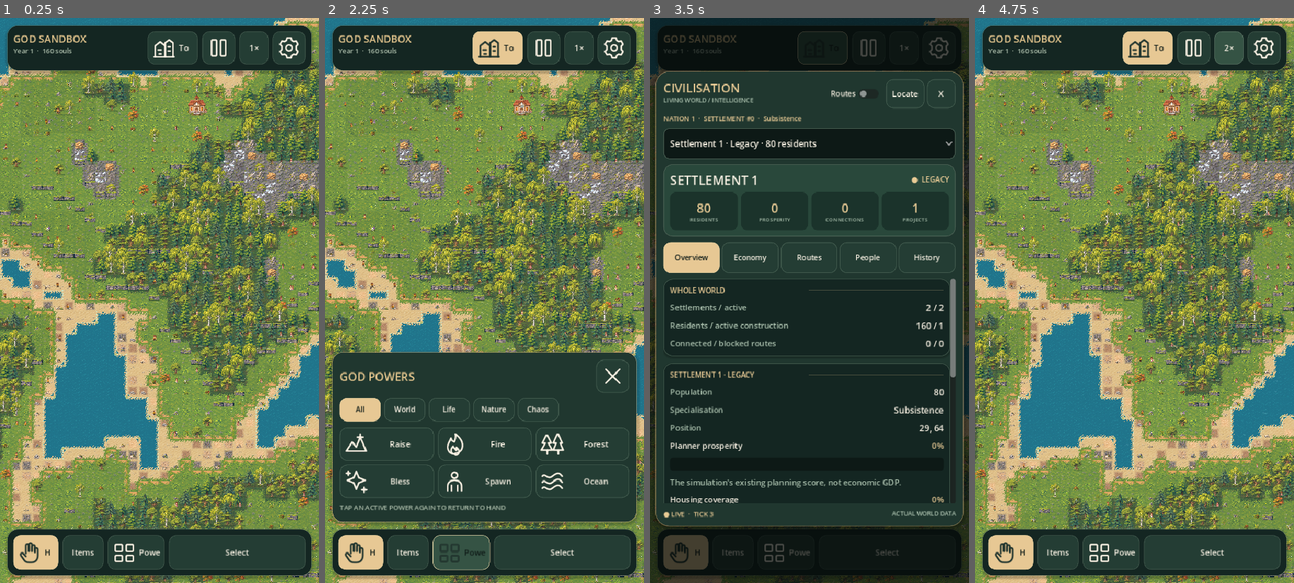
Above: before the commit, frames 1-4 (left to right).
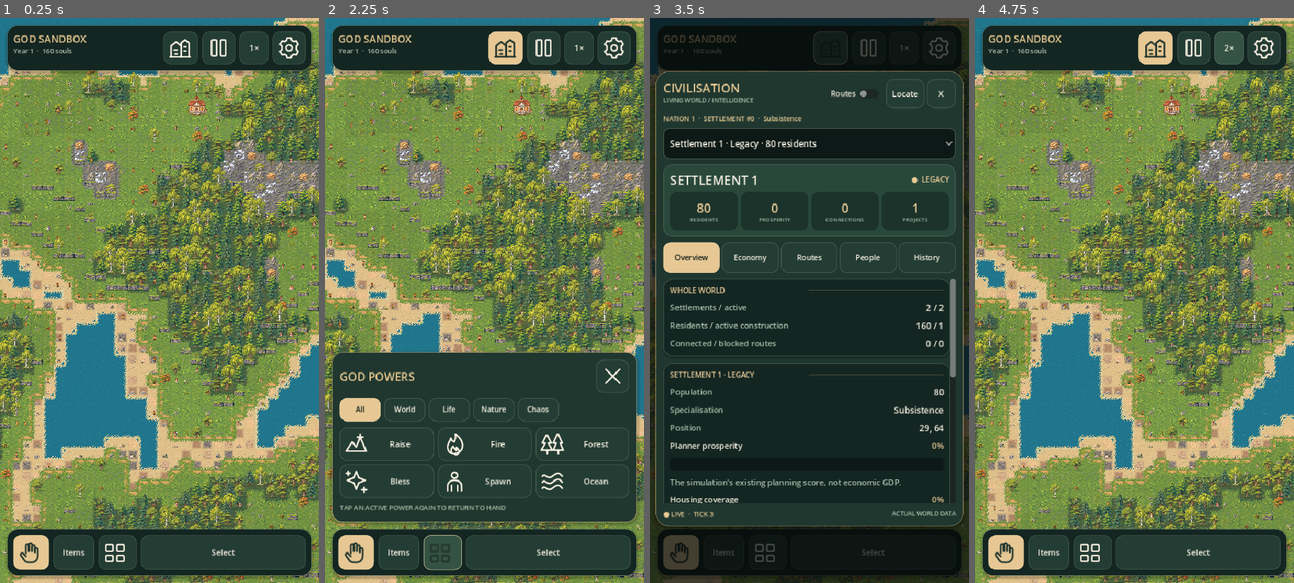
Above: after the commit, the same moments.

Repository: sebbbbrrrr/God-sandbox
Game: Godot game, scene res://scenes/world.tscn
Same seed, same stepped clock (60 frames per second), same inputs: the game is played once before the commit and once after it.
Inputs (mouse positions are in pixels of both pictures, inside the frame that each line leads up to):
- Up to frame 1 (0.25 s): no input
- Up to frame 2 (2.25 s): click (497, 46) at 0.5 s, where only the run before the commit has a clickable "Towns"; click (360, 554) at 1.25 s, where only the run before the commit has a clickable "Hand"; click (462, 554) at 2 s, where only the run before the commit has a clickable "Powers"
- Up to frame 3 (3.5 s): click (831, 46) at 2.77 s
- Up to frame 4 (4.75 s): click (1195, 46) at 3.52 s; click "1×" at 4.25 s

The runs differ from the first frame. In frame 1, 0.9% of the frame differs, in the area x 13-79%, y 2-98%; in frame 2, 1.2%; in frame 3, 0.5%; in frame 4, 1.1%.

Commit message:
refine(ui): remove cropped icon labels and give settings a properly sized scrollable panel

Diff:
--- a/scripts/sandbox_ui.gd
+++ b/scripts/sandbox_ui.gd
@@ -168,6 +168,7 @@
 
 func _settings_section(column: VBoxContainer, title: String, description: String) -> void:
     var panel := PanelContainer.new()
+    panel.custom_minimum_size.y = 64
     panel.add_theme_stylebox_override("panel", Motion.tile(11))
     column.add_child(panel)
     var stack := VBoxContainer.new()
@@ -201,7 +202,8 @@
     caption_line = _label("Year 1  ·  0 souls", 10, MUTED)
     status.add_child(status_line)
     status.add_child(caption_line)
-    civilisation_button = _button("Towns", "village", 76)
+    civilisation_button = _button("", "village", 52)
+    civilisation_button.tooltip_text = "Towns and civilisation information"
     pause_button = _button("", "pause", 42)
     speed_button = _button("1×", "", 44)
     var settings_button := _button("", "settings", 42)
@@ -233,9 +235,11 @@
     var dock_row := HBoxContainer.new()
     dock_row.add_theme_constant_override("separation", 6)
     dock_panel.add_child(dock_row)
-    hand_button = _button("Hand", "hand", 68)
+    hand_button = _button("", "hand", 54)
+    hand_button.tooltip_text = "Hand: navigate and inspect"
     items_button = _button("Items", "", 62)
-    palette_button = _button("Powers", "tools", 86)
+    palette_button = _button("", "tools", 58)
+    palette_button.tooltip_text = "Choose god powers"
     active_button = _button("Select", "", 45)
     active_button.size_flags_horizontal = Control.SIZE_EXPAND_FILL
     dock_brush_button = _button("M", "", 43)
@@ -653,16 +657,16 @@
     dock_panel.size = Vector2(width, 72)
     dock_panel.position = Vector2(x, size_view.y - 82)
     var narrow := size_view.x < 390.0
-    civilisation_button.text = "" if narrow else "Towns"
-    civilisation_button.custom_minimum_size.x = 44 if narrow else 76
+    civilisation_button.text = ""
+    civilisation_button.custom_minimum_size.x = 44 if narrow else 52
     for button in [pause_button, speed_button]:
         button.custom_minimum_size.x = 38 if narrow else (42 if button == pause_button else 44)
-    hand_button.custom_minimum_size.x = 44 if narrow else 68
+    hand_button.custom_minimum_size.x = 44 if narrow else 54
     items_button.custom_minimum_size.x = 48 if narrow else 62
-    palette_button.custom_minimum_size.x = 60 if narrow else 86
+    palette_button.custom_minimum_size.x = 49 if narrow else 58
     active_button.custom_minimum_size.x = 44 if narrow else 45
     dock_brush_button.custom_minimum_size.x = 38 if narrow else 43
-    palette_button.text = "Powers" if not narrow else "Tools"
+    palette_button.text = ""
     var is_landscape := size_view.x > size_view.y * 1.2
     power_grid.columns = 2 if narrow else 3
     var palette_width := minf(385.0, size_view.x * 0.52) if is_landscape else width
@@ -678,7 +682,7 @@
     inspector_panel.position = Vector2(size_view.x - inspector_panel.size.x - 11, top_panel.position.y + 73)
     modal_dim.position = Vector2.ZERO
     modal_dim.size = size_view
-    settings_panel.size = Vector2(minf(size_view.x - 30, 380), minf(size_view.y - 26, maxf(260.0, settings_panel.get_combined_minimum_size().y)))
+    settings_panel.size = Vector2(minf(size_view.x - 30, 380), minf(size_view.y - 26, maxf(380.0, size_view.y * 0.70)))
     settings_panel.position = (size_view - settings_panel.size) * 0.5
 
 func blocks_world_input(point: Vector2) -> bool:
